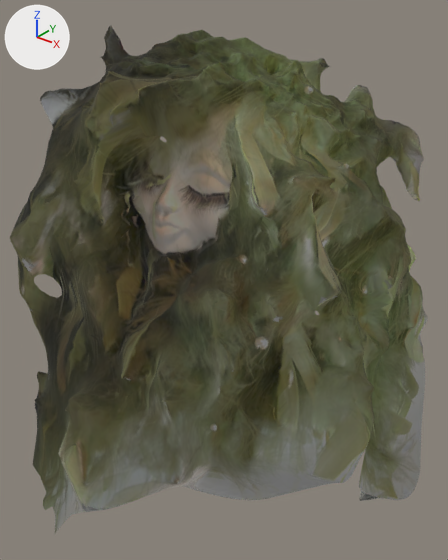
Two versions of the glTF model greenLady.glb, one commit apart.
Camera for both pictures: a 50 mm lens placed at (14.8, -10.0, 11.9), pointed at (0.4, 8.1, 0.7). Every picture has the same lights, and +X, +Y and +Z are marked at upper left. Where no turn or scale is listed for an object, it has been applied to the vertices. Vertices at the same position are counted once.

Objects in the first picture: 'greenLady'.
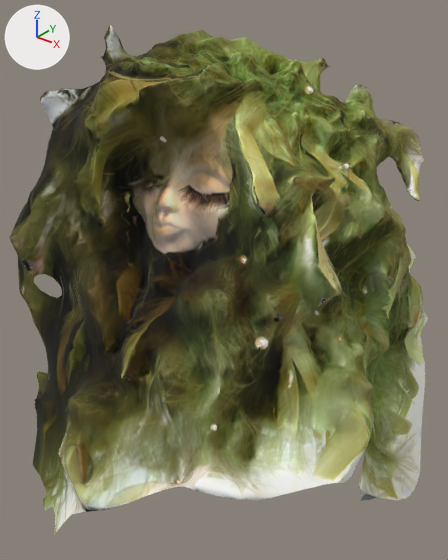
Where the newer file only moved an object's origin or applied its transform, the numbers keep the older frame.

Changed parts and their boxes [x1, y1, x2, y2] in the pictures (448 x 560 px):
part 1 of me_greenlady, recoloured: [22, 66, 416, 512] in both

What changed in the scene script:
```text
Add mat_material_1_002:
    mat_material_1_002 = principled_material('material_1.002')
    mat_material_1_002.texture = img_greenlady
    mat_material_1_002.roughness = 1.0
Add mat_material_0_004:
    mat_material_0_004 = principled_material('material_0.004')
    mat_material_0_004.texture = img_greenlady
    mat_material_0_004.roughness = 1.0
Change me_greenlady:
    where me_greenlady.from_pydata(...)  # 11085 vertices, 21889 faces; spans x -7.7..11.4, y 0.1..14.7, z -6.3..12.7
    used by ob_greenlady; location = (-2.42, 0.0, -2.39)
    remove me_greenlady.materials.append(mat_texture_0)  # picture img_greenlady
    me_greenlady part 1: all 1036 faces that had it switch from mat_untextured (grey #bcbcbc) to mat_material_1_002 (picture img_greenlady)
    add me_greenlady.materials.append(mat_material_0_004)  # picture img_greenlady
```
